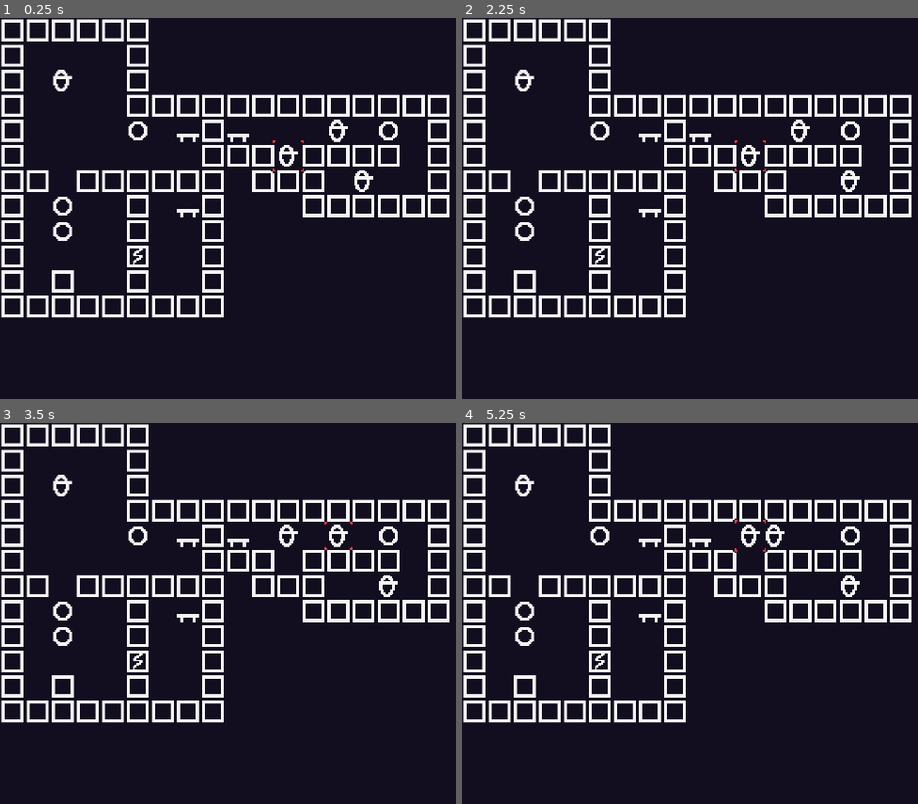
Above: before the commit, frames 1-4 (two rows, left to right).
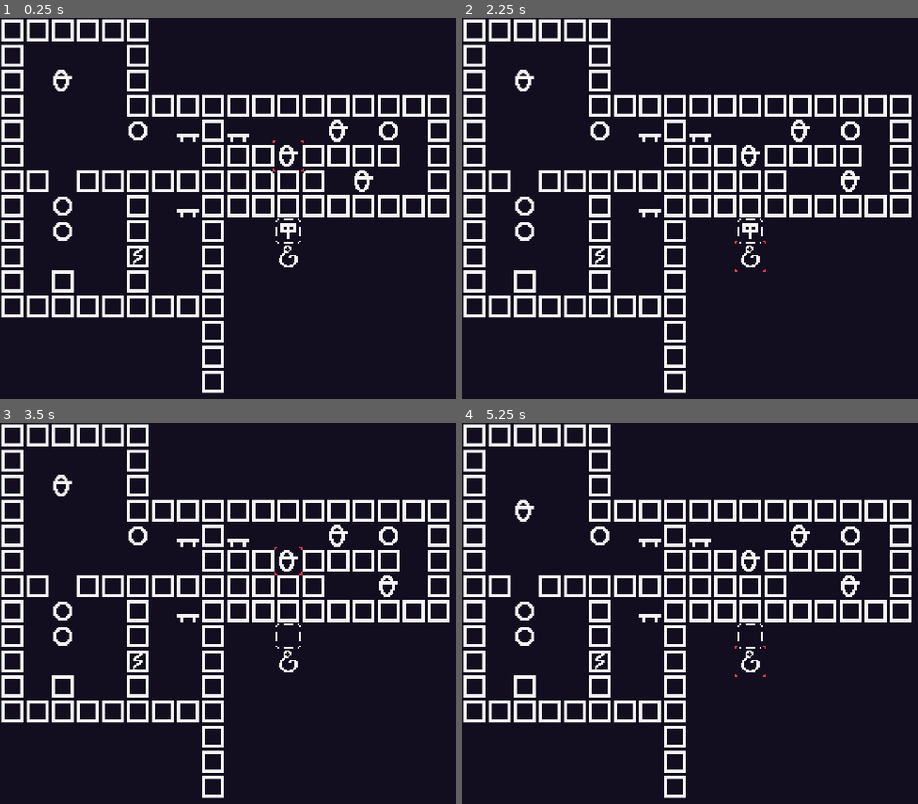
Above: after the commit, the same moments.

Repository: jletellier/olesa
Game: Godot game, scene res://maps/map_a_001.tscn
Two runs of this game, one before a commit and one after it. Both use one fixed random seed, a clock stepped at 60 frames per second and the inputs below. The project has no main scene, so this scene is started directly.
Inputs:
- Up to frame 1 (0.25 s): no input
- Up to frame 2 (2.25 s): tap Enter at 0.5, 2 s; hold Right (game_right) 0.53-1.28 s; hold Tab (ui_focus_next) 0.53-1.28 s; tap Space at 1.25 s; hold Down (game_down) 1.28-2.03 s; tap Tab (ui_focus_next) at 1.35 s; hold Right (game_right) from 2.03 s (still down); hold Tab (ui_focus_next) from 2.03 s (still down)
- Up to frame 3 (3.5 s): tap Space at 2.75 s; release Right (game_right) at 2.78 s; release Tab (ui_focus_next) at 2.78 s; hold Up (game_up) from 2.78 s (still down); tap Tab (ui_focus_next) at 2.85 s
- Up to frame 4 (5.25 s): tap Enter at 3.5 s; release Up (game_up) at 3.53 s; hold Tab (ui_focus_next) 3.53-4.28 s; hold Left (game_left) 3.53-5.03 s; tap Space at 4.25 s; tap Tab (ui_focus_next) at 4.35 s; hold Down (game_down) from 5.03 s (still down); hold Tab (ui_focus_next) from 5.03 s (still down)

The runs differ from the first frame. In frame 1, 1.3% of the frame differs, in the area x 44-66%, y 39-99%; in frame 2, 1.3%; in frame 3, 1.5%; in frame 4, 2.0%, in the area x 11-77%, y 13-99%.

Commit message:
Add new entity and start refactoring for entities

Diff:
--- a/maps/block_tileset.tres
+++ b/maps/block_tileset.tres
@@ -13,6 +13,9 @@
 5:0/0 = 0
 6:0/0 = 0
 7:0/0 = 0
+0:1/0 = 0
+0:3/0 = 0
+7:1/0 = 0
 
 [resource]
 sources/0 = SubResource("TileSetAtlasSource_dugf2")
--- a/maps/map.gd
+++ b/maps/map.gd
@@ -11,6 +11,9 @@
 const TILE_DOOR := Vector2i(6, 0)
 const TILE_TOOL := Vector2i(7, 0)
 
+const ENTITY_LAWA := Vector2i(1, 0)
+const ENTITY_JO := Vector2i(0, 1)
+
 const EntitySelect := preload("res://ui/hints/entity_select.gd")
 
 var _selected_entity_pos := Vector2i.MIN
@@ -20,21 +23,31 @@
 
 
 func _ready() -> void:
-	select_next_player()
+	select_next_entity()
 
 
 func _input(event: InputEvent) -> void:
 	if event.is_action_pressed("ui_focus_next"):
-		select_next_player()
+		select_next_entity()
+
+	var action_dir := Vector2i.ZERO
 
 	if event.is_action_pressed("game_right"):
-		move_selected_entity(Vector2i.RIGHT)
+		action_dir = Vector2i.RIGHT
 	elif event.is_action_pressed("game_down"):
-		move_selected_entity(Vector2i.DOWN)
+		action_dir = Vector2i.DOWN
 	elif event.is_action_pressed("game_left"):
-		move_selected_entity(Vector2i.LEFT)
+		action_dir = Vector2i.LEFT
 	elif event.is_action_pressed("game_up"):
-		move_selected_entity(Vector2i.UP)
+		action_dir = Vector2i.UP
+
+	if action_dir != Vector2i.ZERO:
+		var selected_entity := get_cell(_selected_entity_pos)
+		match selected_entity:
+			ENTITY_LAWA:
+				move_selected_entity(action_dir)
+			ENTITY_JO:
+				target_selected_entity(action_dir)
 
 
 func _simulate_physics(current_pos: Vector2i, target_pos: Vector2i) -> bool:
@@ -50,7 +63,7 @@
 	if target_cell == TILE_PLAYER and current_cell == TILE_PLAYER:
 		set_cell(current_pos, TILE_EMPTY)
 		set_cell(target_pos, TILE_EMPTY)
-		select_next_player()
+		select_next_entity()
 		return false
 
 	# Action: Object colliding with cracked wall
@@ -85,8 +98,11 @@
 		_hint_entity_select.animate()
 
 
-func select_next_player() -> void:
-	var used_cells := _block_layer.get_used_cells_by_id(0, TILE_PLAYER)
+func select_next_entity() -> void:
+	var used_cells: Array[Vector2i] = []
+	used_cells.append_array(_block_layer.get_used_cells_by_id(0, ENTITY_LAWA))
+	used_cells.append_array(_block_layer.get_used_cells_by_id(0, ENTITY_JO))
+
 	if used_cells.is_empty():
 		return
 
@@ -114,6 +130,18 @@
 		move_cell(current_pos, target_pos)
 
 
+func target_selected_entity(dir: Vector2i) -> void:
+	if _selected_entity_pos == Vector2i.MIN:
+		return
+
+	var current_pos := _selected_entity_pos
+	var target_pos := _selected_entity_pos + dir
+
+	var target_cell := get_cell(target_pos)
+	if target_cell == TILE_TOOL:
+		set_cell(target_pos, TILE_EMPTY)
+
+
 func move_cell(current_pos: Vector2i, target_pos: Vector2i) -> void:
 	var current_cell := get_cell(current_pos)
 
--- a/maps/map_a_001.tscn
+++ b/maps/map_a_001.tscn
@@ -8,7 +8,11 @@
 script = ExtResource("1_om2nt")
 
 [node name="BlockLayer" type="TileMapLayer" parent="."]
-tile_map_data = PackedByteArray("AAAAAAAAAAAAAAAAAAAAAAEAAAA …(1328 unchanged characters)… AAAAAAAAPAAQAAAACAAAAAAACAAIAAAABAAAAAAA=")
+tile_map_data = PackedByteArray("AAAAAAAAAAAAAAAAAAAAAAEAAAA …(1328 unchanged characters)… AAAAAAAAPAAQAAAACAAAAAAACAAIAAAABAAAAAAAIAAwAAAAAAAAAAAAIAA0AAAAAAAAAAAAIAA4AAAAAAAAAAAALAAcAAAAAAAAAAAAKAAcAAAAAAAAAAAAJAAcAAAAAAAAAAAAJAAYAAAAAAAAAAAALAAkAAAAAAAEAAAALAAgAAAAHAAAAAAA=")
+tile_set = ExtResource("1_lv4lc")
+
+[node name="HintLayer" type="TileMapLayer" parent="."]
+tile_map_data = PackedByteArray("AAALAAgAAAAAAAMAAAA=")
 tile_set = ExtResource("1_lv4lc")
 
 [node name="HintEntitySelect" parent="." instance=ExtResource("3_yn3tt")]
Binary file changed: assets/sprites.png
